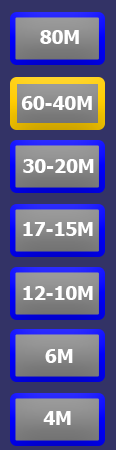
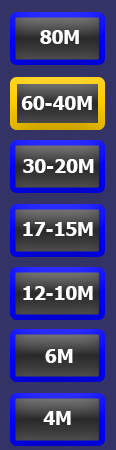
Layered file, before and after one edit (116px x 450px). Changes by layer:
painted on "Button7" over [15, 398, 99, 441]
painted on "Button6" over [15, 334, 99, 377]
painted on "Button5" over [15, 272, 99, 315]
painted on "Button4" over [15, 209, 99, 252]
painted on "Button3" over [15, 145, 99, 188]
painted on "Button2" over [17, 84, 98, 123]
painted on "Button1" over [15, 17, 99, 60]